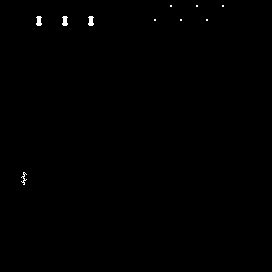
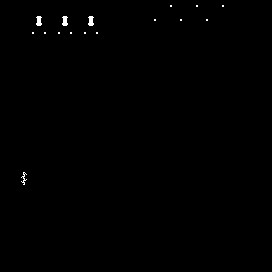
Layer changes from the first 272x272 image to the second:
painted on "Layer 1 copy 2" over [32,32,98,34]
